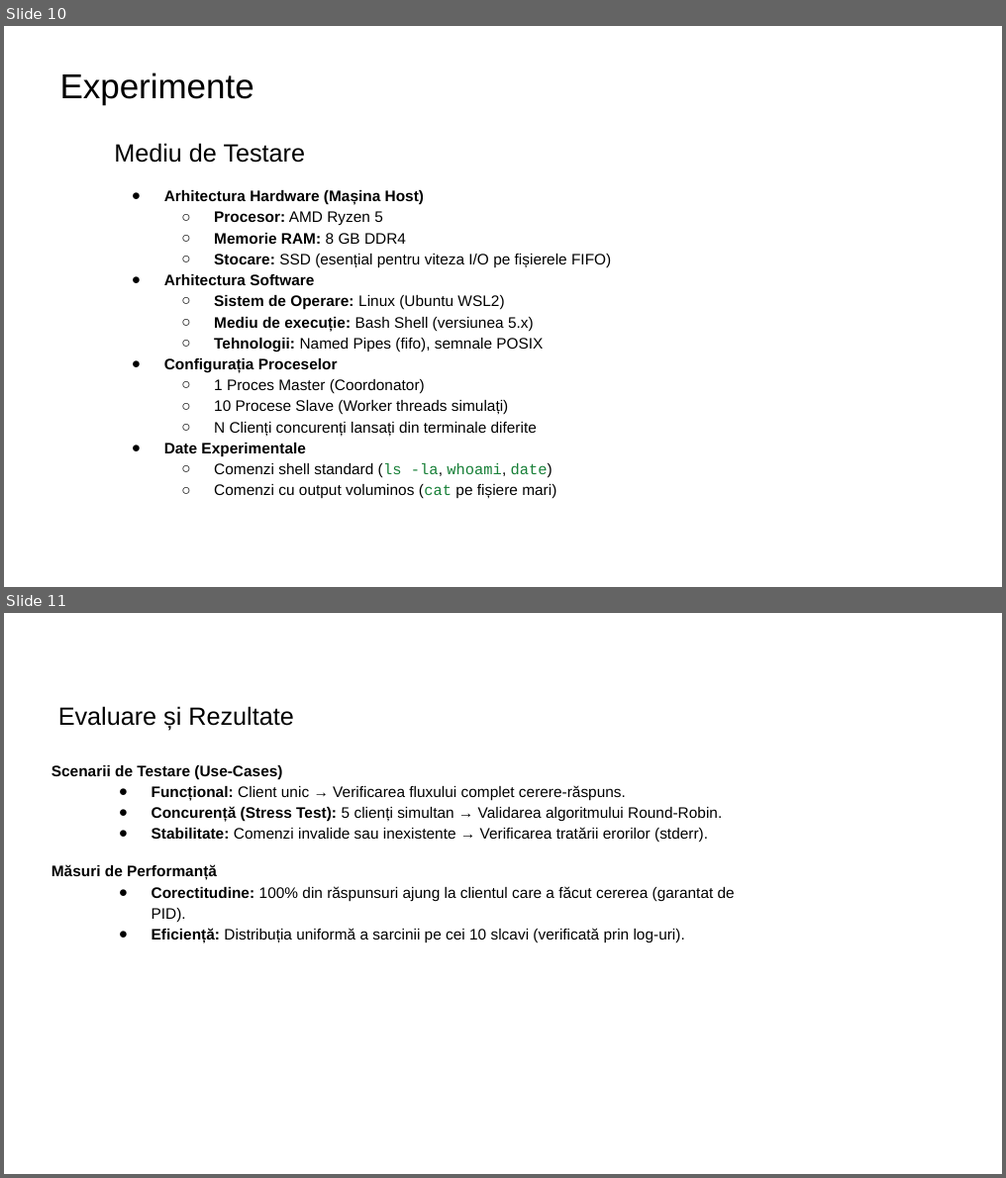
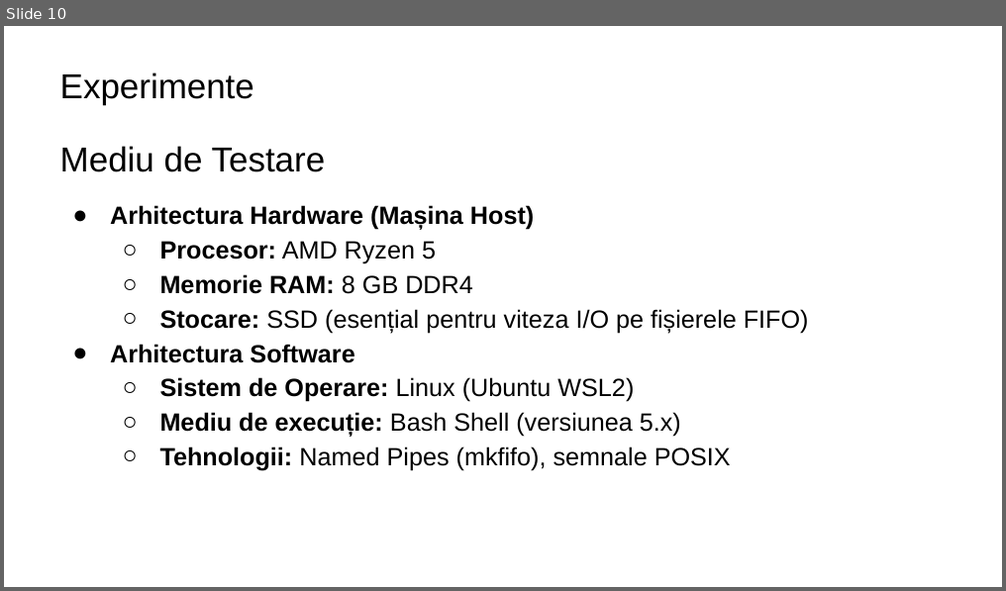
Before and after one commit to chitic05/FIFO-RSHD, a slide deck: FIFO-RSHD.pptx. Shown one above the other, each under a label of ours: slides 10 and 11 before the commit, slide 10 after it. The pictures are 1006x1178 and 1006x591 pixels, drawn with LibreOffice and Linux fonts; fonts in the diff are those of the drawing. Boxes give left, top, right and bottom in pixels: in the first picture for what was removed or moved away, otherwise in the second. Text is boxed around its words. In the diff, an @@ line names an element or a change of style, - is before the commit and + after.

```diff
--- a/FIFO-RSHD.pptx
+++ b/FIFO-RSHD.pptx
@@ slide 11 removed at [4,613,1002,1174], background #FFFFFF @@
@@ text removed at [52,706,735,944] @@
-Evaluare și Rezultate
-Scenarii de Testare (Use-Cases)
-● Funcțional: Client unic → Verificarea fluxului complet cerere-răspuns.
-● Concurență (Stress Test): 5 clienți simultan → Validarea algoritmului Round-Robin.
-● Stabilitate: Comenzi invalide sau inexistente → Verificarea tratării erorilor (stderr).
-Măsuri de Performanță
-● Corectitudine: 100% din răspunsuri ajung la clientul care a făcut cererea (garantat de PID).
-● Eficiență: Distribuția uniformă a sarcinii pe cei 10 slcavi (verificată prin log-uri).
@@ slide 10 changed as well @@
@@ text "Mediu de Testare": place and size @@
-text "Mediu de Testare" at [114,143,611,498]
+text "Mediu de Testare" at [60,146,809,472]
@@ text at [60,146,809,437]: size 18 to 25 pt in "Mediu de Testare"; size 11 to 18 pt in "Arhitectura Hardware (Mașina Host)", "Procesor: AMD Ryzen 5", "Memorie RAM: 8 GB DDR4", "Stocare: SSD (esențial pentru viteza I/O pe ..." and 3 more places; indent changed @@
@@ text at [160,447,731,472]: text changed; size 11 to 18 pt @@
-  ○ Tehnologii: Named Pipes (fifo), semnale POSIX
-● Configurația Proceselor
-  ○ 1 Proces Master (Coordonator)
-  ○ 10 Procese Slave (Worker threads simulați)
-  ○ N Clienți concurenți lansați din terminale diferite
-● Date Experimentale
-  ○ Comenzi shell standard (ls -la, whoami, date)
-  ○ Comenzi cu output voluminos (cat pe fișiere mari)
+  ○ Tehnologii: Named Pipes (mkfifo), semnale POSIX
```
Also in this commit, not shown: 7 other slides changed, 1 slide added, 1 other file.
